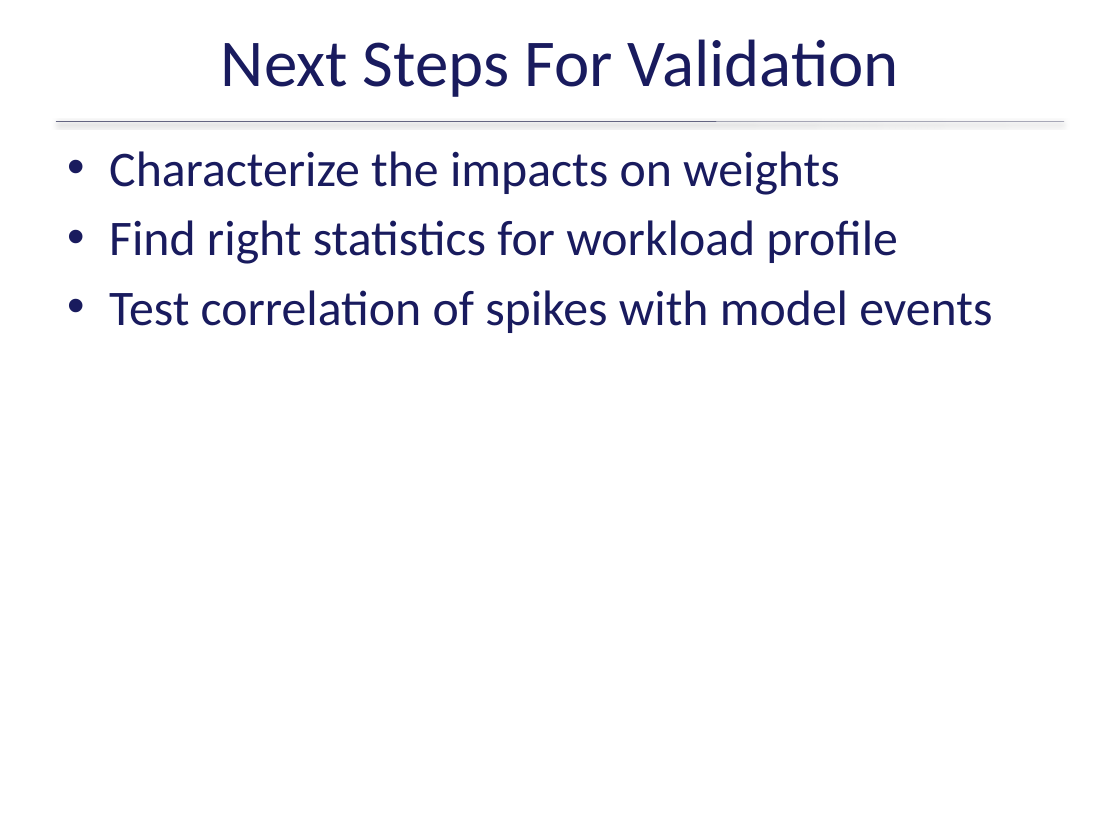
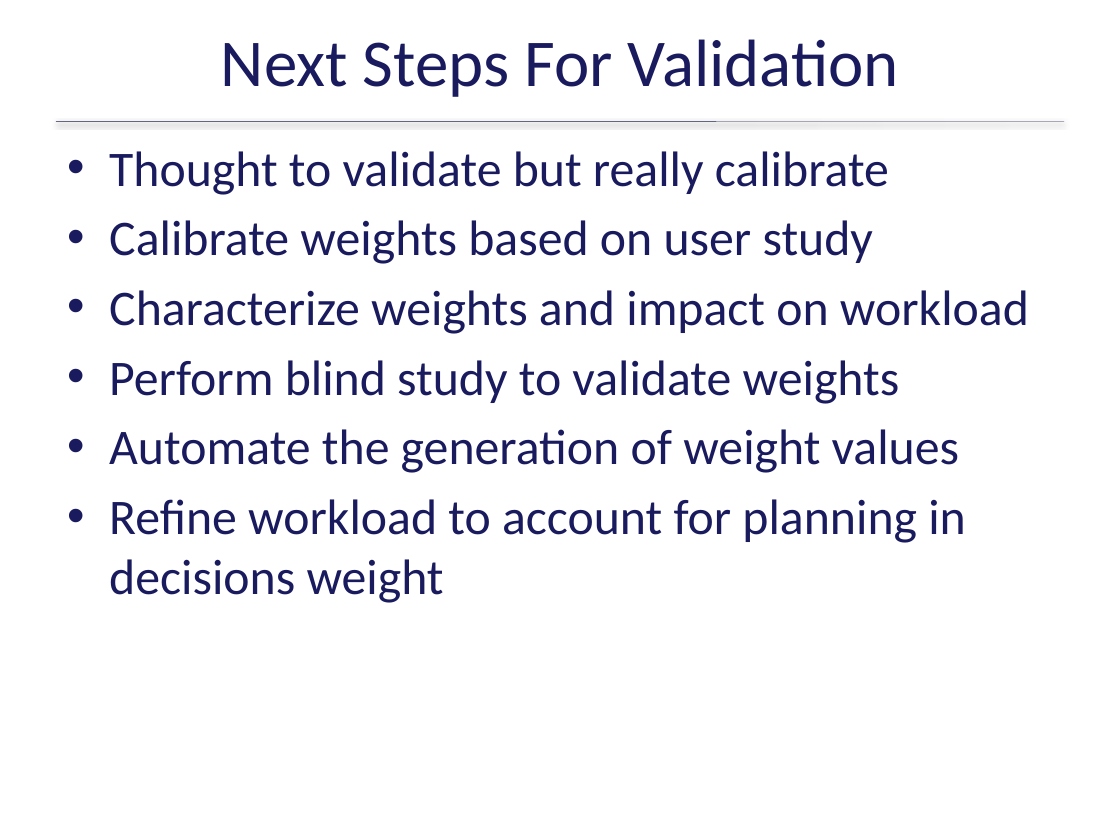
Before and after one commit to ericmercer/workload, a slide deck: slide 73 of publications_and_presentations/BYU13-03-Operator-Workload-Feb-2015.pptx (slide 71 before the commit). Drawn at 1120x840 pixels with LibreOffice and Linux fonts; fonts in the diff are those of the drawing; background and template pictures are left out. Boxes give left, top, right and bottom in pixels: in the first picture for what was removed or moved away, otherwise in the second. Text is boxed around its words. In the diff, an @@ line names an element or a change of style, - is before the commit and + after.

```diff
--- a/publications_and_presentations/BYU13-03-Operator-Workload-Feb-2015.pptx
+++ b/publications_and_presentations/BYU13-03-Operator-Workload-Feb-2015.pptx
@@ text at (109,151,1029,603): text changed @@
-• Characterize the impacts on weights
-• Find right statistics for workload profile
-• Test correlation of spikes with model events
+• Thought to validate but really calibrate
+• Calibrate weights based on user study
+• Characterize weights and impact on workload
+• Perform blind study to validate weights
+• Automate the generation of weight values
+• Refine workload to account for planning in decisions weight
```
Also in this commit, not shown: 8 other slides changed, 3 slides added, 1 slide removed, 16 other files.
